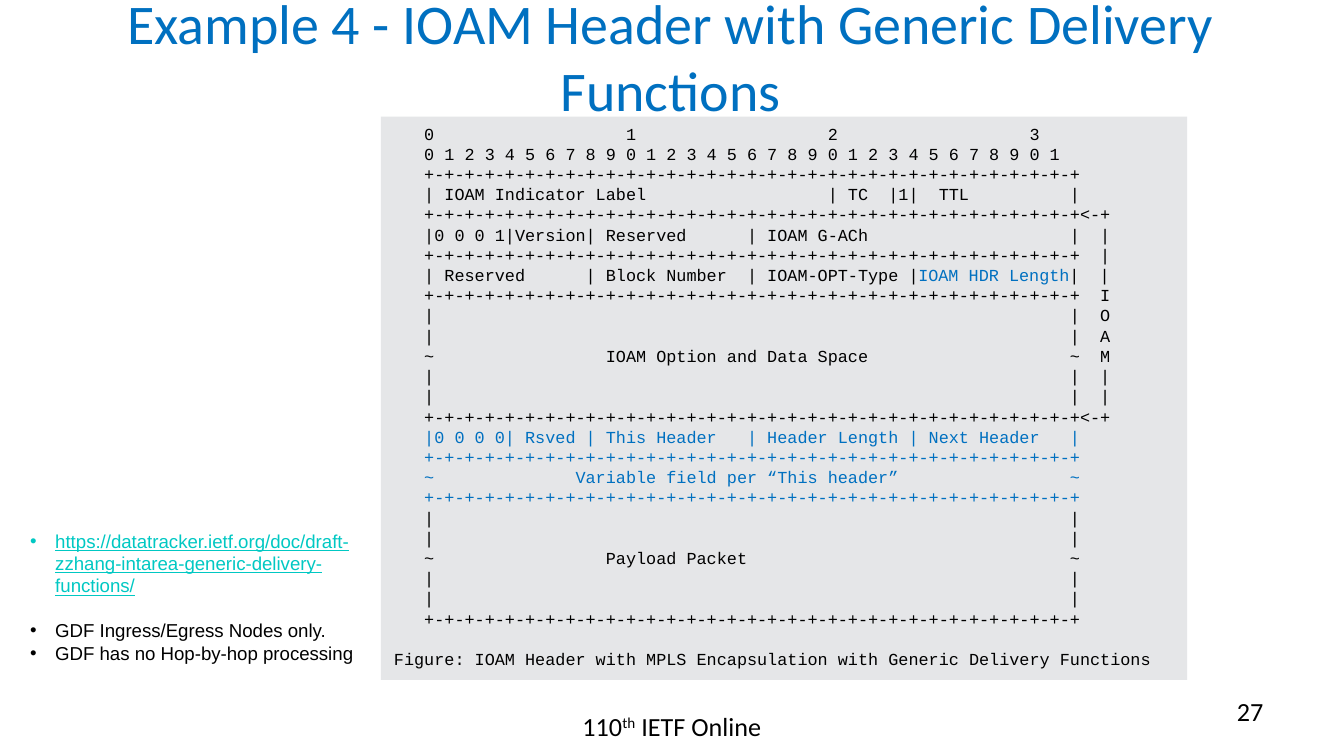
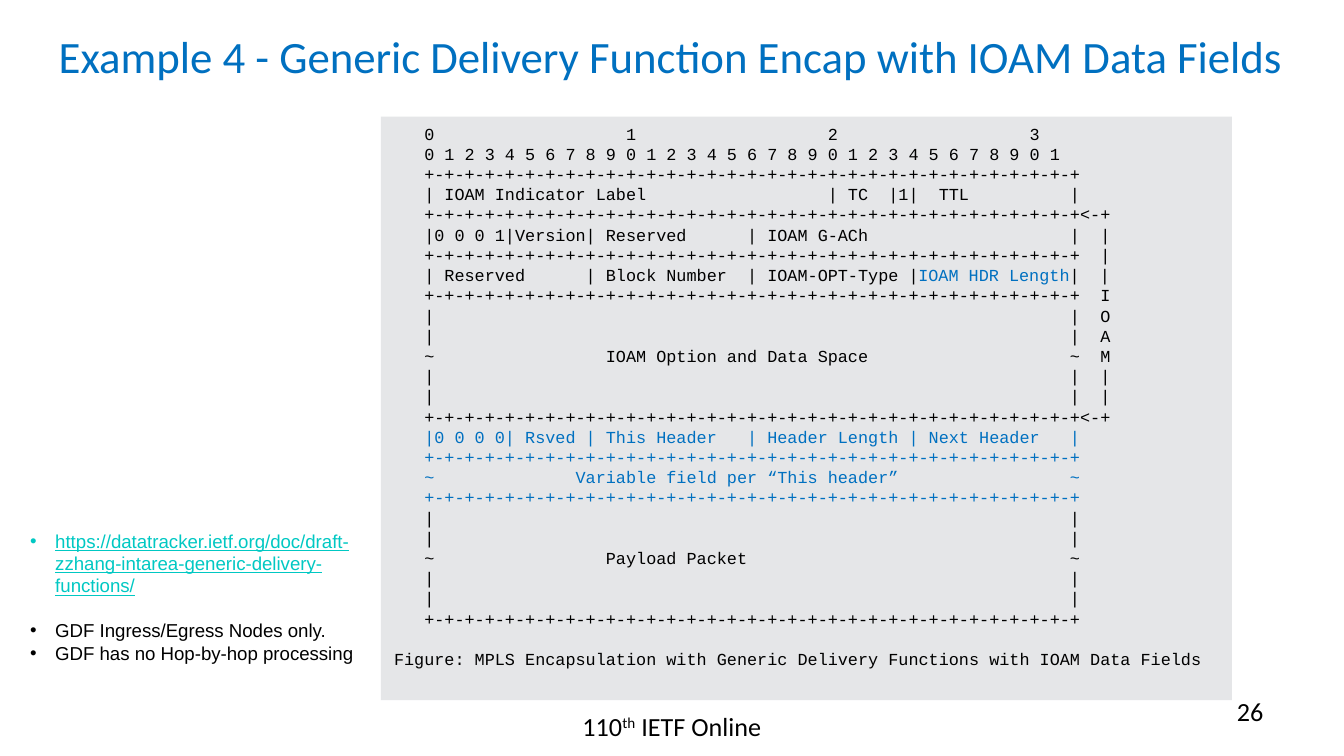
Before and after one commit to rakgandhi/ietf-slides, a slide deck: slide 26 of draft-gandhi-mpls-ioam-sr-05.pptx (slide 27 before the commit). Drawn at 1344x756 pixels with LibreOffice and Linux fonts; fonts in the diff are those of the drawing. Boxes give left, top, right and bottom in pixels: in the first picture for what was removed or moved away, otherwise in the second. Text is boxed around its words. In the diff, an @@ line names an element or a change of style, - is before the commit and + after.

```diff
--- a/draft-gandhi-mpls-ioam-sr-05.pptx
+++ b/draft-gandhi-mpls-ioam-sr-05.pptx
@@ title at (59,42,1281,81): text changed; size 30 to 24 pt @@
-Example 4 - IOAM Header with Generic Delivery Functions
+Example 4 - Generic Delivery Function Encap with IOAM Data Fields
@@ rectangle "0 1 2 3": place and size @@
-rectangle "0 1 2 3" at (380,117,1187,680)
+rectangle "0 1 2 3" at (380,117,1231,700)
@@ text in rectangle at (394,653,1202,669): text changed @@
-Figure: IOAM Header with MPLS Encapsulation with Generic Delivery Functions
+Figure: MPLS Encapsulation with Generic Delivery Functions with IOAM Data Fields
@@ page number at (1237,703,1263,722): text changed @@
-27
+26
```
Also in this commit, not shown: 19 other slides changed, 1 slide removed, 5 other files.
